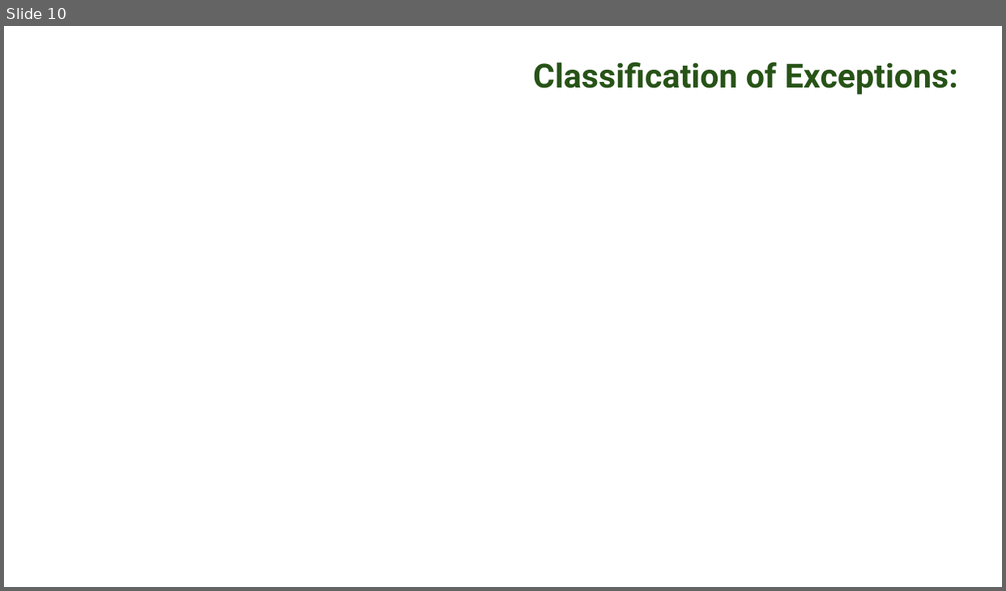
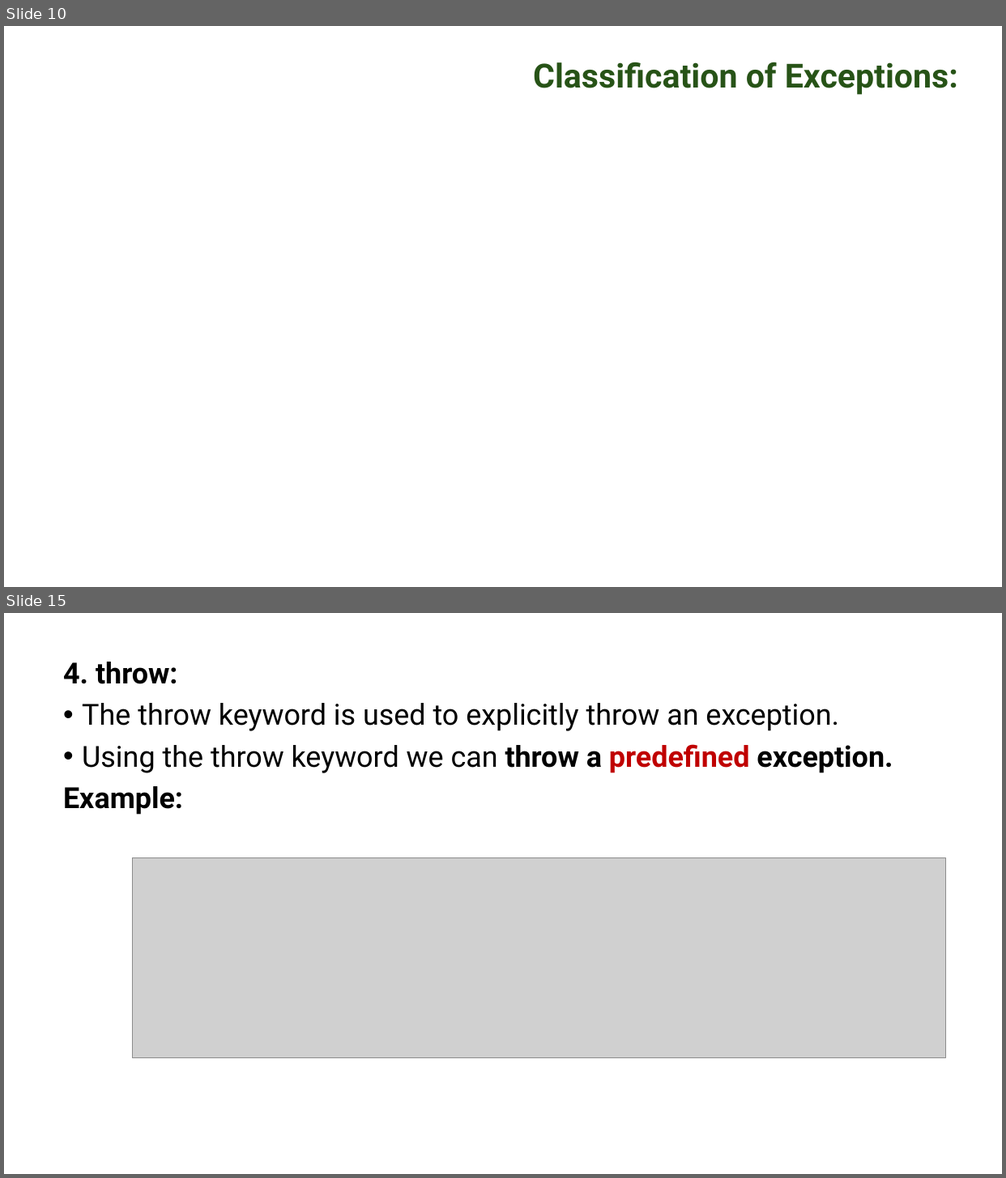
Before and after one commit to PRAMOD-VISHNU-NAIK/MCA-2nd-Sem-Shridevi-College, a slide deck: Theory Class-Notes/Complete Syllabus and Notes/Module-4 Exception Handling.pptx. Shown one above the other, each under a label of ours: slide 10 before the commit, slides 10 and 15 after it; the slides between them are not shown. The pictures are 1006x591 and 1006x1178 pixels, drawn with LibreOffice and Linux fonts; fonts in the diff are those of the drawing; grey boxes stand for pictures; background and template pictures are left out. Boxes give left, top, right and bottom in pixels: in the first picture for what was removed or moved away, otherwise in the second. Text is boxed around its words. In the diff, an @@ line names an element or a change of style, - is before the commit and + after.

```diff
--- a/Theory Class-Notes/Complete Syllabus and Notes/Module-4 Exception Handling.pptx
+++ b/Theory Class-Notes/Complete Syllabus and Notes/Module-4 Exception Handling.pptx
@@ slide 15 added at (x1=4, y1=613, x2=1002, y2=1174), background #FFFFFF @@
@@ text added at (x1=63, y1=662, x2=893, y2=815), 28 pt, text #000000 @@
+4. throw:
+• The throw keyword is used to explicitly throw an exception.
+• Using the throw keyword we can throw a predefined exception.
+Example:
@@ picture added at (x1=132, y1=858, x2=945, y2=1058) @@
```
Also in this commit, not shown: 2 slides changed, 10 other slides added, 6 slides removed.
